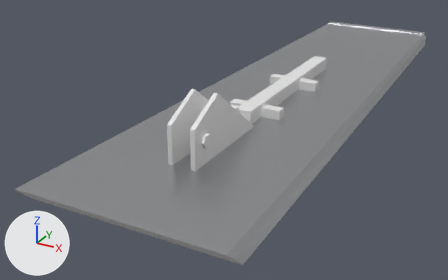
The FBX model art/export/nozzle_petal_11_visible.fbx as it was, and as the next commit left it.
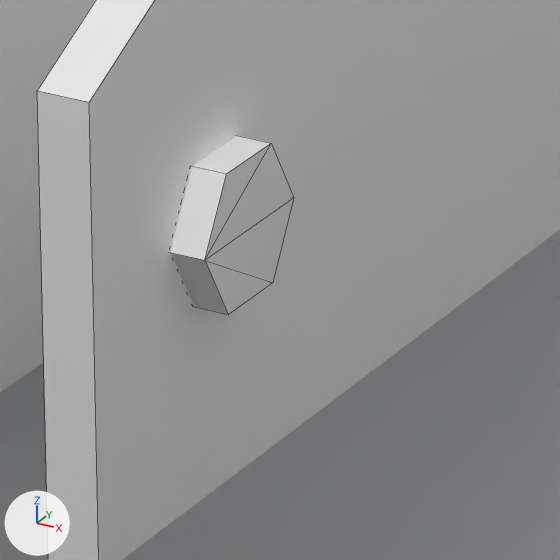
Each version appears first whole from a 50 mm camera at (0.184, -0.2138, 0.1652) aimed at (-0.0395, 0.1925, -0.038), and next in a close-up on the part from 42% to 52% of the width and 44% to 61% of the height. The axes (+X, +Y, +Z) are drawn at lower left. The lights are the same throughout. The older version's two pictures come first. The close-ups show mesh edges as thin lines. Where no turn or scale is listed for an object, it has been applied to the vertices.

Names of what the first close-up shows: 'nozzle_petal_11_visible'.
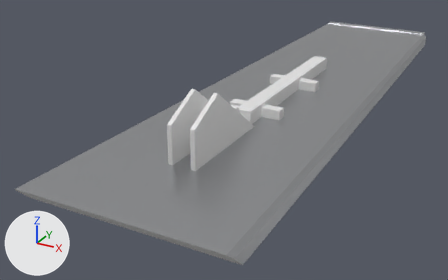
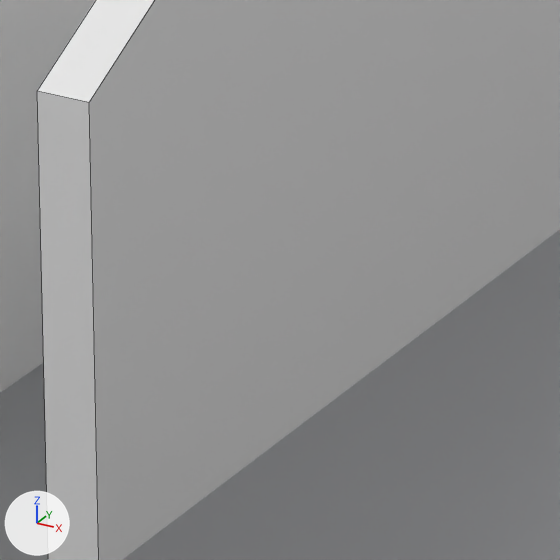
Pixel boxes [x1, y1, x2, y2] of what changed, in the close-ups (560 x 560 px):
part 1 of me_nozzle_petal_11_visible_002, deleted: before [171, 136, 294, 314]

Edits to the bpy script that builds the scene:
```text
Change me_nozzle_petal_11_visible_002:
    used by ob_nozzle_petal_11_visible; location = (0.0, 0.0, 0.0)
    remove me_nozzle_petal_11_visible_002.from_pydata(...)  # 96 vertices, 92 faces; spans x -0.07..0.07, y 0.0..0.48, z -0.013..0.04
    add me_nozzle_petal_11_visible_002.from_pydata(...)  # 72 vertices, 64 faces; spans x -0.07..0.07, y 0.0..0.48, z -0.013..0.04
    me_nozzle_petal_11_visible_002 part 1: the loose piece of 12 vertices spanning x 0.009..0.012, y 0.076..0.085, z 0.011..0.019 is deleted
    other edits to the shape of me_nozzle_petal_11_visible_002 do not show in these pictures
```
